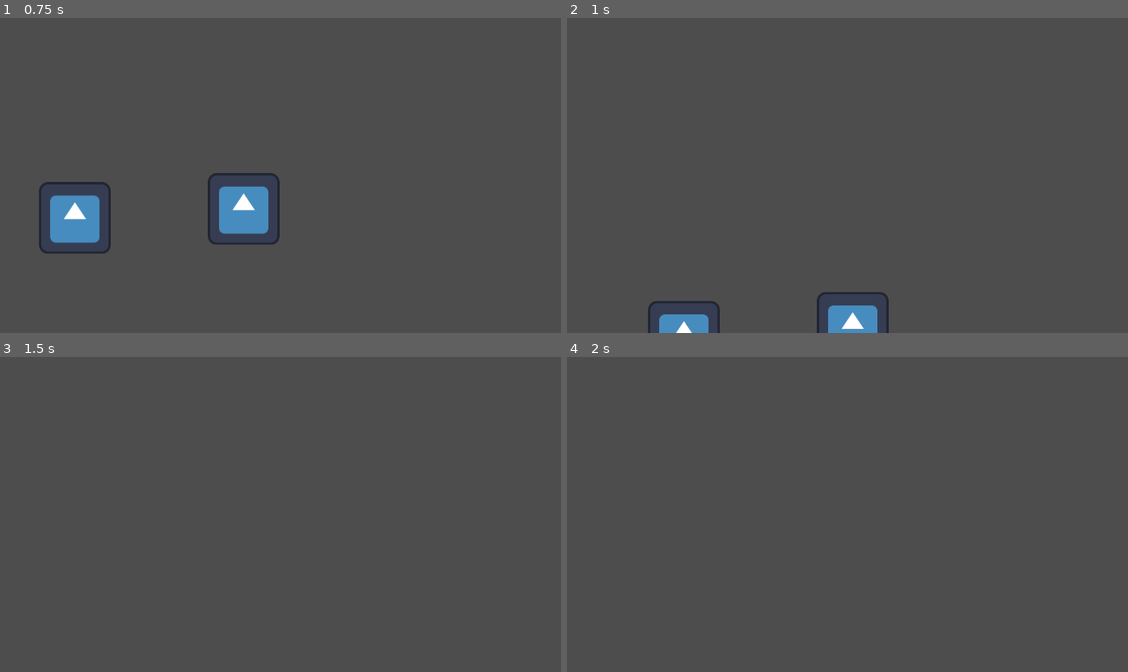
Above: before the commit, frames 1-4 (two rows, left to right).
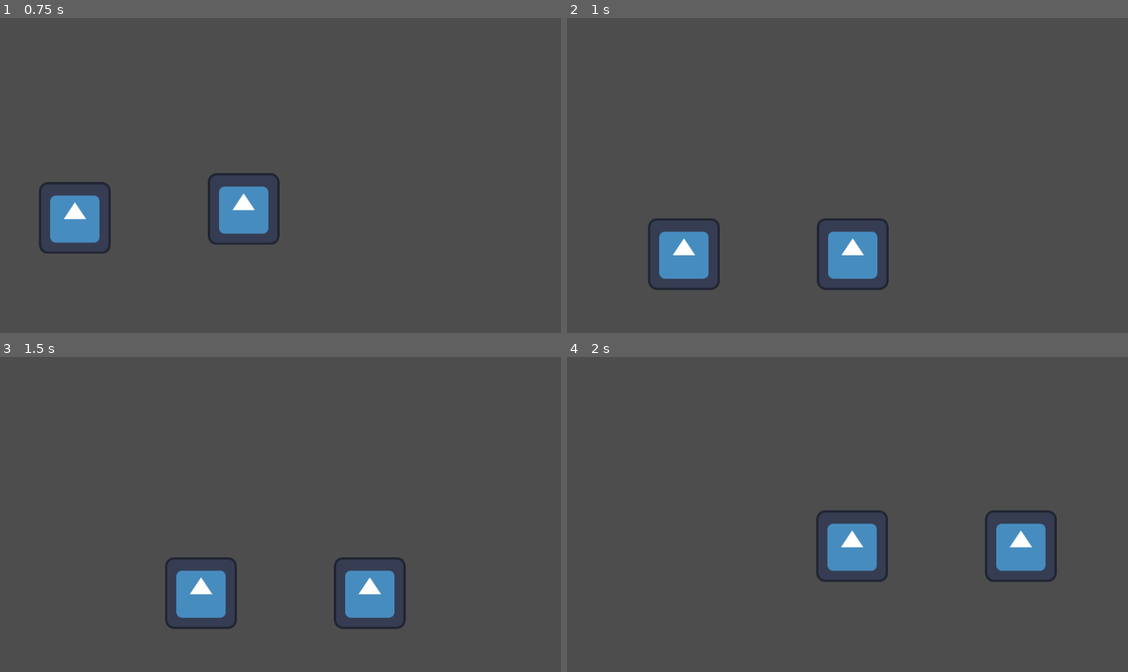
Above: after the commit, the same moments.

Repository: JonasMumm/session-2026-sose-live
Game: Godot game, scene res://level_01.tscn
Same seed, same stepped clock (60 frames per second), same inputs: the game is played once before the commit and once after it. The engine's default icon, where the game draws it, is replaced by a stand-in: a white triangle on a blue panel in a dark square.
Inputs:
- Up to frame 1 (0.75 s): tap Enter (ui_accept) at 0.5 s; hold Right (ui_right) from 0.53 s (still down)
- Up to frame 2 (1 s): keep holding Right (ui_right); tap Enter (ui_accept) at 0.77 s
- Up to frame 3 (1.5 s): keep holding Right (ui_right)
- Up to frame 4 (2 s): keep holding Right (ui_right); tap Enter (ui_accept) at 1.52 s

Frame 1 is identical in both runs. In frame 2, 5.1% of the frame differs, in the area x 14-58%, y 63-100%; in frame 3, 3.4%; in frame 4, 3.4%.

Commit message:
aadded floor

Diff:
--- a/godot-project/level_01.tscn
+++ b/godot-project/level_01.tscn
@@ -1,6 +1,8 @@
 [gd_scene format=3 uid="uid://du300yka74kjd"]
 
 [ext_resource type="PackedScene" uid="uid://ctjlpggtm5dde" path="res://player.tscn" id="1_bri2l"]
+
+[sub_resource type="WorldBoundaryShape2D" id="WorldBoundaryShape2D_bri2l"]
 
 [node name="Level_01" type="Node2D" unique_id=764296940]
 
@@ -9,3 +11,9 @@
 
 [node name="Player2" parent="." unique_id=410779908 instance=ExtResource("1_bri2l")]
 position = Vector2(526, 157)
+
+[node name="StaticBody2D" type="StaticBody2D" parent="." unique_id=1360005955]
+position = Vector2(436, 580)
+
+[node name="CollisionShape2D" type="CollisionShape2D" parent="StaticBody2D" unique_id=326331980]
+shape = SubResource("WorldBoundaryShape2D_bri2l")
